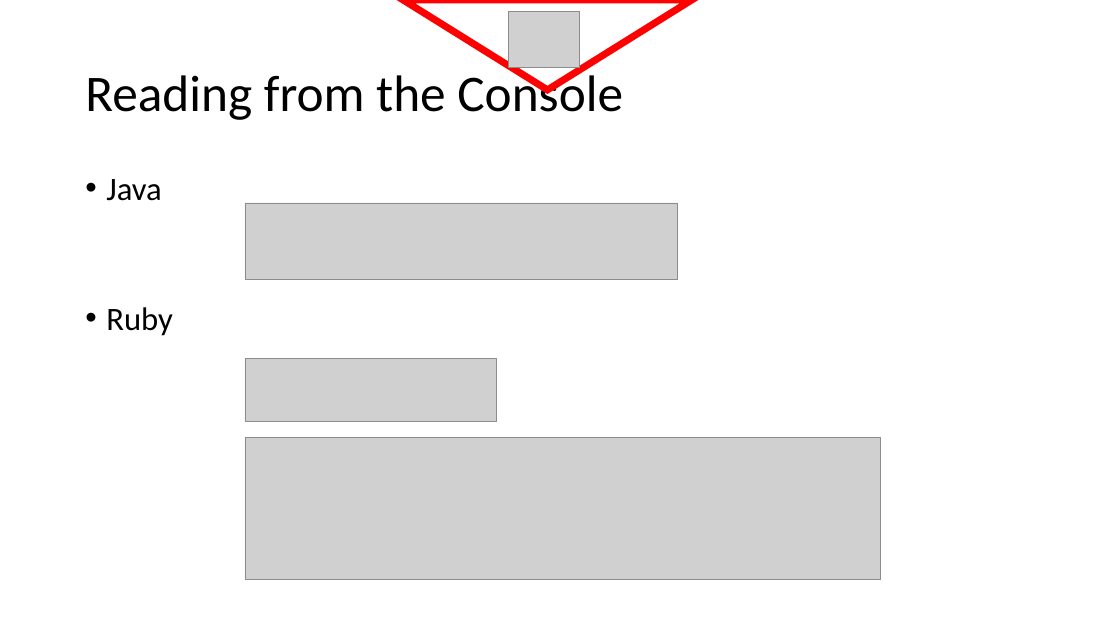
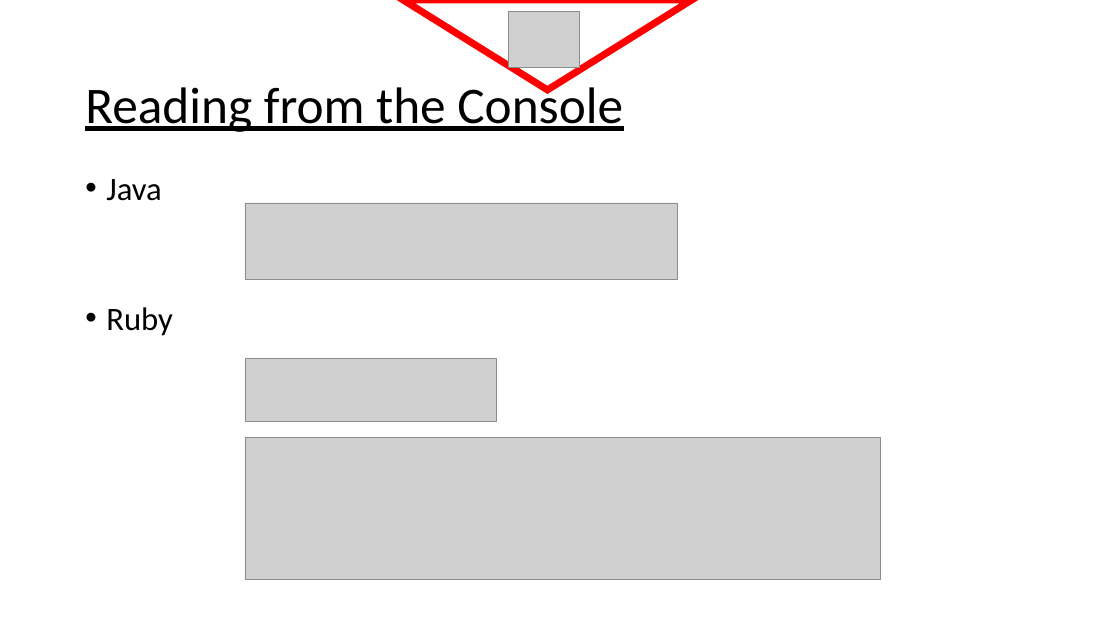
Before and after one commit to ritesh93kumar/ritrep, a slide deck: slide 24 of Ruby Programming Language.pptx (slide 25 before the commit). Drawn at 1120x630 pixels with LibreOffice and Linux fonts; fonts in the diff are those of the drawing; grey boxes stand for pictures. Boxes give left, top, right and bottom in pixels: in the first picture for what was removed or moved away, otherwise in the second. Text is boxed around its words. In the diff, an @@ line names an element or a change of style, - is before the commit and + after.

```diff
--- a/Ruby Programming Language.pptx
+++ b/Ruby Programming Language.pptx
@@ title "Reading from the Console": place and size @@
-title "Reading from the Console" at box(85, 68, 623, 120)
+title "Reading from the Console" at box(85, 80, 623, 132)
@@ title "Reading from the Console" at box(85, 80, 623, 132): underline on @@
```
Also in this commit, not shown: 26 other slides changed, 1 slide added, 1 slide removed.
